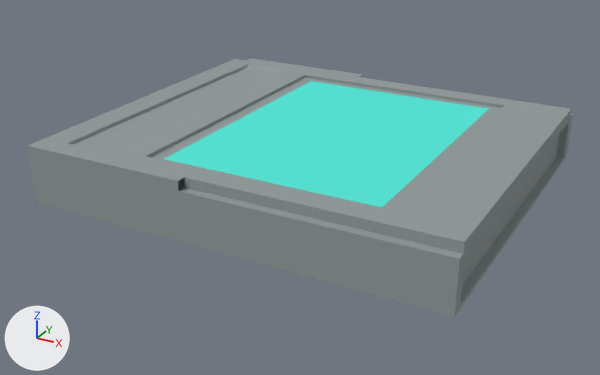
The Blender file Assets/Art/Models/Environment/BLEND_Environment_Cartridge.blend, before and after one commit.
Both versions are drawn from a 50 mm camera at (0.0562, -0.1081, 0.0472) aimed at (-0.0014, -0.0034, -0.0052). Every picture has the same lights, and +X, +Y and +Z are marked at lower left.

The older version as bpy lines, for what is in view:
```python
me_cube_001 = bpy.data.meshes.new('Cube.001')
me_cube_001.from_pydata(...)  # 87 vertices, 48 faces; spans x -0.0325..0.0325, y -0.0285..0.0285, z -0.0045..0.0045
# faces by material slot: [47, 1]
me_cube_001.materials.append(mat_cartrdige)  # grey #949c9c
me_cube_001.materials.append(mat_sticker)  # cyan #59e7d8
ob_cartridge = bpy.data.objects.new('Cartridge', me_cube_001)
ob_cartridge.location = (0.0, 0.0, 0.0)
```
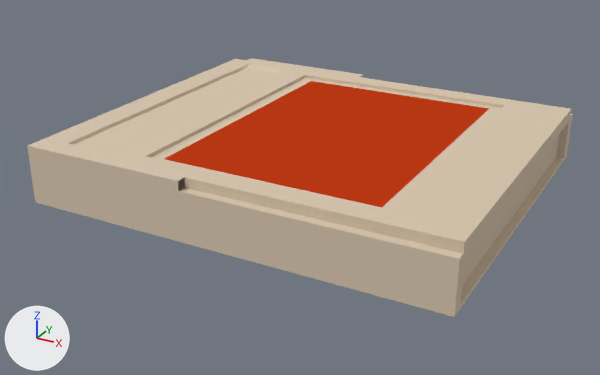
The change, as a diff of the scene's bpy script:
```diff
--- a/Assets/Art/Models/Environment/BLEND_Environment_Cartridge.blend.py
+++ b/Assets/Art/Models/Environment/BLEND_Environment_Cartridge.blend.py
@@ mat_cartridgesticker @@
+mat_cartridgesticker = diffuse_material('CartridgeSticker')
+mat_cartridgesticker.base_color = (0.521, 0.0423, 0.0075)  # orange #bf3a15
@@ mat_cartridgebase @@
+mat_cartridgebase = diffuse_material('CartridgeBase')
+mat_cartridgebase.base_color = (0.694, 0.571, 0.434)  # beige #d9c7b0
@@ me_cube_001 @@
 me_cube_001.from_pydata(...)  # 87 vertices, 48 faces; spans x -0.0325..0.0325, y -0.0285..0.0285, z -0.0045..0.0045
 # used by ob_cartridge; location = (0.0, 0.0, 0.0)
+# me_cube_001 part 1: all 47 faces that had it switch from mat_cartrdige (grey #949c9c) to mat_cartridgebase (beige #d9c7b0)
+# me_cube_001 part 2: all 1 face that had it switch from mat_sticker (cyan #59e7d8) to mat_cartridgesticker (orange #bf3a15)
```

Boxes [x1, y1, x2, y2] around the edits, measured in the pictures (600 x 375 px):
part 1 of me_cube_001, recoloured (grey to beige): [27, 58, 573, 317] in both
part 2 of me_cube_001, recoloured (cyan to orange): [165, 81, 489, 207] in both
